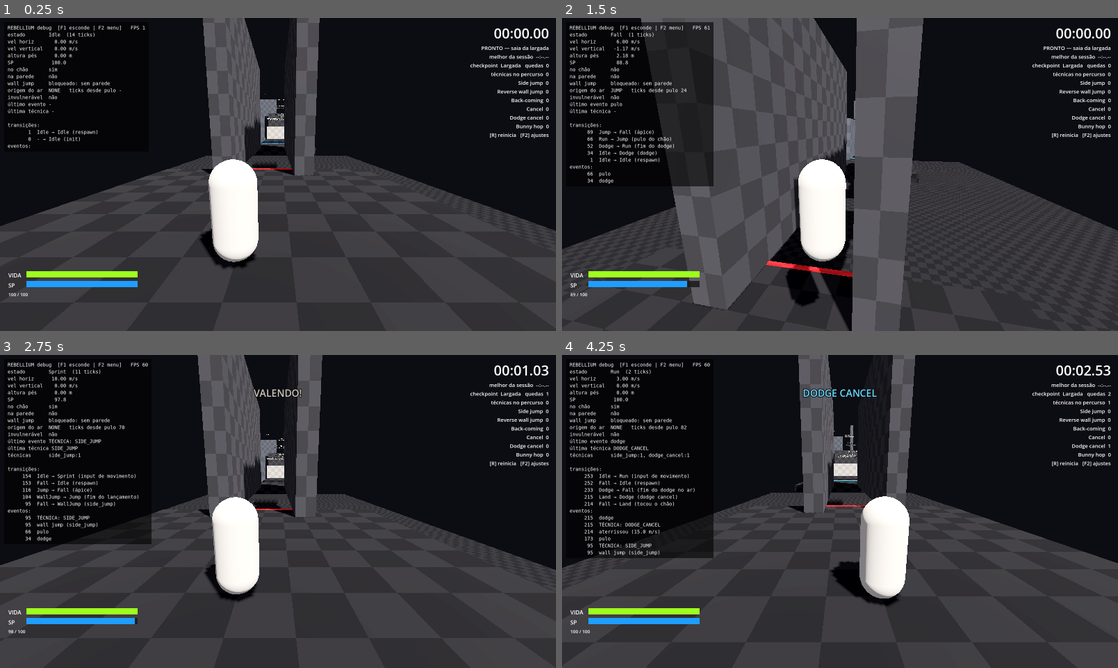
Above: before the commit, frames 1-4 (two rows, left to right).
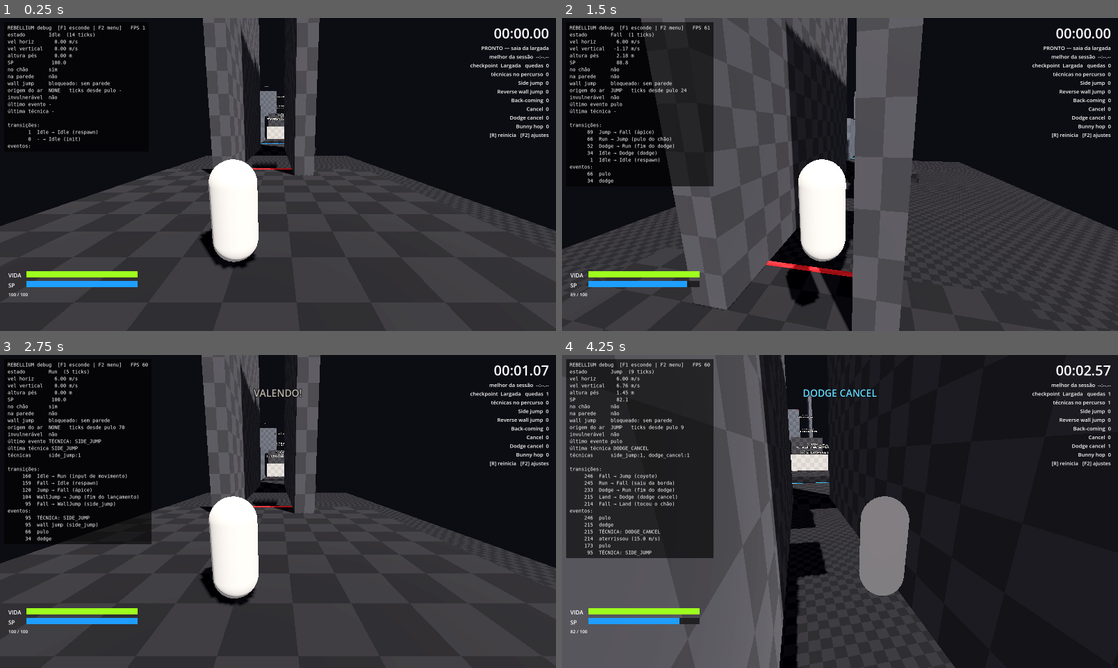
Above: after the commit, the same moments.

Repository: hugolnieri/Rebellium
Game: Godot game, scene res://scenes/arenas/TrainingCourse.tscn
Same seed, same stepped clock (60 frames per second), same inputs: the game is played once before the commit and once after it.
Inputs (mouse positions are in pixels of both pictures, inside the frame that each line leads up to):
- Up to frame 1 (0.25 s): no input
- Up to frame 2 (1.5 s): tap Enter at 0.5 s; move the mouse to (867, 174) at 0.52 s; hold Ctrl (dodge) 0.53-1.28 s; hold W (move_forward) from 0.53 s (still down); click (867, 174) at 0.67 s; tap Space (jump) at 0.77, 1.07 s; tap V (shoulder_swap) at 0.8, 1.35 s; move the mouse to (812, 174) at 1.27 s; click (812, 174) at 1.42 s
- Up to frame 3 (2.75 s): keep holding W (move_forward); tap Space (jump) at 1.52, 1.82, 2.3 s; tap Shift (sprint, bound only before the commit) at 1.55 s; move the mouse to (289, 505) at 2.02 s; hold Shift (sprint, bound only before the commit) from 2.03 s (still down); click (289, 505) at 2.17 s
- Up to frame 4 (4.25 s): keep holding W (move_forward); move the mouse to (834, 517) at 2.77 s; release Shift (sprint, bound only before the commit) at 2.78 s; tap Space (jump) at 2.85, 3.02, 3.32, 3.77, 4.07 s; click (834, 517) at 2.92 s; tap Ctrl (dodge) at 3.05 s; move the mouse to (878, 514) at 3.52 s; hold Ctrl (dodge) from 3.53 s (still down); click (878, 514) at 3.67 s; tap V (shoulder_swap) at 3.8 s; tap Escape (release_mouse) at 4.15 s

The runs differ from the first frame. In frame 1, 1.0% of the frame differs, in the area x 43-52%, y 0-41%; in frame 2, 4.1%; in frame 3, 3.3%; in frame 4, 51%, in the area x 0-100%, y 0-100%.

Commit message:
controles: dash com Shift + direção, sprint com toque duplo em W, wall jump mais alto
- Dash (dodge) no Shift (Ctrl alternativo); exige direção por padrão
  (dodge_requires_direction) e aceita Shift antes ou depois da direção
- Sprint: toque duplo em W (sprint_double_tap_ticks), dura enquanto W segurado
- wall_jump_height 1.8 -> 2.6; corredor e torre do percurso mais altos
- Testes de toque duplo, dash sem direção e Shift + direção

Co-Authored-By: Claude Opus 5.5 <noreply@anthropic.com>
Claude-Session: https://claude.ai/code/session_01F2bQk4JmWMhxKZmCfNJjFU

Diff:
--- a/config/movement_config.tres
+++ b/config/movement_config.tres
@@ -24,6 +24,8 @@
 sp_regen_per_second = 25.0
 sp_regen_delay = 0.6
 sprint_sp_cost_per_second = 12.0
+sprint_double_tap_ticks = 15
+sprint_forward_threshold = 0.3
 sp_recovery_threshold = 20.0
 dodge_sp_cost = 20.0
 dodge_speed = 16.0
@@ -31,13 +33,14 @@
 dodge_invulnerability = 0.15
 dodge_recovery = 0.12
 dodge_exit_speed = 5.0
+dodge_requires_direction = true
 dodge_neutral_backward = true
 dodge_allow_in_air = false
 dodge_cancel_enabled = true
 dodge_buffer_ticks = 3
 wall_jump_sp_cost = 18.0
 wall_jump_window_after_jump = 0.6
-wall_jump_height = 1.8
+wall_jump_height = 2.6
 wall_jump_horizontal_multiplier = 1.0
 wall_jump_min_horizontal_speed = 6.0
 wall_jump_max_horizontal_speed = 14.0
--- a/project.godot
+++ b/project.godot
@@ -51,14 +51,10 @@
 "events": [Object(InputEventKey,"resource_local_to_scene":false,"resource_name":"","device":-1,"window_id":0,"alt_press …(190 unchanged characters)…
 ]
 }
-sprint={
-"deadzone": 0.2,
-"events": [Object(InputEventKey,"resource_local_to_scene":false,"resource_name":"","device":-1,"window_id":0,"alt_pressed":false,"shift_pressed":false,"ctrl_pressed":false,"meta_pressed":false,"pressed":false,"keycode":0,"physical_keycode":4194325,"key_label":0,"unicode":0,"location":0,"echo":false,"script":null)
-]
-}
 dodge={
 "deadzone": 0.2,
-"events": [Object(InputEventKey,"resource_local_to_scene":fa …(146 unchanged characters)… se,"keycode":0,"physical_keycode":4194326,"key_label":0,"unicode":0,"location":0,"echo":false,"script":null)
+"events": [Object(InputEventKey,"resource_local_to_scene":fa …(146 unchanged characters)… se,"keycode":0,"physical_keycode":4194325,"key_label":0,"unicode":0,"location":0,"echo":false,"script":null),
+Object(InputEventKey,"resource_local_to_scene":false,"resource_name":"","device":-1,"window_id":0,"alt_pressed":false,"shift_pressed":false,"ctrl_pressed":false,"meta_pressed":false,"pressed":false,"keycode":0,"physical_keycode":4194326,"key_label":0,"unicode":0,"location":0,"echo":false,"script":null)
 ]
 }
 shoulder_swap={
--- a/scenes/arenas/TrainingCourse.tscn
+++ b/scenes/arenas/TrainingCourse.tscn
@@ -68,15 +68,15 @@
 surface = 1
 
 [node name="CorridorWallLeft" type="StaticBody3D" parent="Geometry"]
-transform = Transform3D(1, 0, 0, 0, 1, 0, 0, 0, 1, -2.1, 5, -8)
-script = ExtResource("greybox")
-size = Vector3(1, 10, 18)
+transform = Transform3D(1, 0, 0, 0, 1, 0, 0, 0, 1, -2.1, 8, -8)
+script = ExtResource("greybox")
+size = Vector3(1, 16, 18)
 surface = 1
 
 [node name="CorridorWallRight" type="StaticBody3D" parent="Geometry"]
-transform = Transform3D(1, 0, 0, 0, 1, 0, 0, 0, 1, 2.1, 5, -8)
-script = ExtResource("greybox")
-size = Vector3(1, 10, 18)
+transform = Transform3D(1, 0, 0, 0, 1, 0, 0, 0, 1, 2.1, 8, -8)
+script = ExtResource("greybox")
+size = Vector3(1, 16, 18)
 surface = 1
 
 [node name="CorridorEntryMark" type="StaticBody3D" parent="Geometry"]
@@ -140,19 +140,19 @@
 surface = 7
 
 [node name="TowerA" type="StaticBody3D" parent="Geometry"]
-transform = Transform3D(1, 0, 0, 0, 1, 0, 0, 0, 1, -3.875, 11, -74)
-script = ExtResource("greybox")
-size = Vector3(8.25, 6, 8)
+transform = Transform3D(1, 0, 0, 0, 1, 0, 0, 0, 1, -3.875, 12.5, -74)
+script = ExtResource("greybox")
+size = Vector3(8.25, 9, 8)
 surface = 3
 
 [node name="TowerB" type="StaticBody3D" parent="Geometry"]
-transform = Transform3D(1, 0, 0, 0, 1, 0, 0, 0, 1, 3.75, 13, -74)
-script = ExtResource("greybox")
-size = Vector3(1, 10, 8)
+transform = Transform3D(1, 0, 0, 0, 1, 0, 0, 0, 1, 3.75, 15, -74)
+script = ExtResource("greybox")
+size = Vector3(1, 14, 8)
 surface = 3
 
 [node name="FinishPad" type="StaticBody3D" parent="Geometry"]
-transform = Transform3D(1, 0, 0, 0, 1, 0, 0, 0, 1, -3.875, 14.01, -74)
+transform = Transform3D(1, 0, 0, 0, 1, 0, 0, 0, 1, -3.875, 17.01, -74)
 script = ExtResource("greybox")
 size = Vector3(8.25, 0.02, 8)
 surface = 4
@@ -205,7 +205,7 @@
 shape = SubResource("box3")
 
 [node name="FinishZone" type="Area3D" parent="."]
-transform = Transform3D(1, 0, 0, 0, 1, 0, 0, 0, 1, -3.875, 15.5, -74)
+transform = Transform3D(1, 0, 0, 0, 1, 0, 0, 0, 1, -3.875, 18.5, -74)
 monitorable = false
 
 [node name="Shape" type="CollisionShape3D" parent="FinishZone"]
@@ -214,7 +214,7 @@
 [node name="Signs" type="Node3D" parent="."]
 
 [node name="Sign0" type="Label3D" parent="Signs"]
-transform = Transform3D(1, 0, 0, 0, 1, 0, 0, 0, 1, 0, 11, -1)
+transform = Transform3D(1, 0, 0, 0, 1, 0, 0, 0, 1, 0, 17, -1)
 billboard = 1
 pixel_size = 0.006
 modulate = Color(0.86, 0.84, 0.79, 1)
@@ -258,7 +258,7 @@
 outline_size = 12
 
 [node name="Sign4" type="Label3D" parent="Signs"]
-transform = Transform3D(1, 0, 0, 0, 1, 0, 0, 0, 1, 1.75, 13, -62)
+transform = Transform3D(1, 0, 0, 0, 1, 0, 0, 0, 1, 1.75, 14, -62)
 billboard = 1
 pixel_size = 0.006
 modulate = Color(0.86, 0.84, 0.79, 1)
@@ -269,7 +269,7 @@
 outline_size = 12
 
 [node name="Sign5" type="Label3D" parent="Signs"]
-transform = Transform3D(1, 0, 0, 0, 1, 0, 0, 0, 1, -3.875, 16.5, -74)
+transform = Transform3D(1, 0, 0, 0, 1, 0, 0, 0, 1, -3.875, 19.5, -74)
 billboard = 1
 pixel_size = 0.006
 modulate = Color(0.86, 0.84, 0.79, 1)
--- a/scenes/player/input_reader.gd
+++ b/scenes/player/input_reader.gd
@@ -15,6 +15,8 @@
 var _dodge_pressed_tick: int = PlayerInput.NEVER
 var _weapon_swap_pressed_tick: int = PlayerInput.NEVER
 var _weapon_swap_slot: int = 0
+var _forward_pressed_tick: int = PlayerInput.NEVER
+var _forward_prev_pressed_tick: int = PlayerInput.NEVER
 
 
 func _ready() -> void:
@@ -55,8 +57,13 @@
 	if enabled:
 		if Input.is_action_just_pressed(&"jump"):
 			_jump_pressed_tick = tick
-		if Input.is_action_just_pressed(&"dodge"):
+		# Dash: Shift + direção, em qualquer ordem (Shift primeiro e depois A/D também vale).
+		if Input.is_action_just_pressed(&"dodge") or (Input.is_action_pressed(&"dodge") \
+				and _any_direction_just_pressed()):
 			_dodge_pressed_tick = tick
+		if Input.is_action_just_pressed(&"move_forward"):
+			_forward_prev_pressed_tick = _forward_pressed_tick
+			_forward_pressed_tick = tick
 		if Input.is_action_just_pressed(&"weapon_slot_1"):
 			_weapon_swap_pressed_tick = tick
 			_weapon_swap_slot = 1
@@ -65,10 +72,16 @@
 			_weapon_swap_slot = 2
 		input.move = Input.get_vector(&"move_left", &"move_right", &"move_back", &"move_forward")
 		input.jump_held = Input.is_action_pressed(&"jump")
-		input.sprint_held = Input.is_action_pressed(&"sprint")
 		input.shoulder_swap_pressed = Input.is_action_just_pressed(&"shoulder_swap")
 	input.jump_pressed_tick = _jump_pressed_tick
 	input.dodge_pressed_tick = _dodge_pressed_tick
 	input.weapon_swap_pressed_tick = _weapon_swap_pressed_tick
 	input.weapon_swap_slot = _weapon_swap_slot
+	input.forward_pressed_tick = _forward_pressed_tick
+	input.forward_prev_pressed_tick = _forward_prev_pressed_tick
 	return input
+
+
+func _any_direction_just_pressed() -> bool:
+	return Input.is_action_just_pressed(&"move_left") or Input.is_action_just_pressed(&"move_right") \
+		or Input.is_action_just_pressed(&"move_forward") or Input.is_action_just_pressed(&"move_back")
--- a/scenes/player/player.gd
+++ b/scenes/player/player.gd
@@ -30,6 +30,8 @@
 var land_impact_speed: float = 0.0
 ## Velocidade antes do move_and_slide deste tick (a colisão "come" a componente contra a parede).
 var pre_slide_velocity: Vector3 = Vector3.ZERO
+## Sprint ativado por toque duplo em W; dura enquanto W estiver pressionado.
+var sprint_latched: bool = false
 ## Flag de invencibilidade (dodge). Consultada pelo combate futuro.
 var is_invulnerable: bool = false
 var spawn_transform: Transform3D
@@ -92,6 +94,7 @@
 	if input.is_pressed_this_tick(input.weapon_swap_pressed_tick):
 		GameEvents.weapon_swap_pressed.emit(self, input.weapon_swap_slot)
 	sp.update(delta)
+	_update_sprint_latch(input)
 	state_machine.physics_update(input, delta)
 	pre_slide_velocity = velocity
 	move_and_slide()
@@ -190,7 +193,15 @@
 
 
 func can_sprint(input: PlayerInput) -> bool:
-	return input.sprint_held and input.has_move() and sp.can_drain()
+	return sprint_latched and input.has_move() and sp.can_drain()
+
+
+func _update_sprint_latch(input: PlayerInput) -> void:
+	if input.is_pressed_this_tick(input.forward_pressed_tick) and MovementRules.is_double_tap(
+			input.forward_pressed_tick, input.forward_prev_pressed_tick, config.sprint_double_tap_ticks):
+		sprint_latched = true
+	if input.move.y <= config.sprint_forward_threshold or sp.exhausted:
+		sprint_latched = false
 
 
 ## Estado de chão desejado pelo input atual.
@@ -256,6 +267,8 @@
 ## Dodge se houver aperto e SP. Em estado de recuperação vira dodge cancel.
 func try_dodge(input: PlayerInput) -> bool:
 	if not has_buffered_dodge(input):
+		return false
+	if config.dodge_requires_direction and not input.has_move():
 		return false
 	var cancelling := is_in_recovery()
 	if cancelling and not config.dodge_cancel_enabled:
@@ -365,6 +378,7 @@
 	velocity = Vector3.ZERO
 	air_origin = MovementRules.AirOrigin.NONE
 	is_invulnerable = false
+	sprint_latched = false
 	last_wall_jump_collider = 0
 	back_coming_wall = 0
 	wall_sensor.clear()
--- a/scripts/core/movement_config.gd
+++ b/scripts/core/movement_config.gd
@@ -46,6 +46,10 @@
 ## Tempo sem gastar SP até a regeneração começar.
 @export_range(0.0, 5.0, 0.05, "suffix:s") var sp_regen_delay: float = 0.6
 @export_range(0.0, 100.0, 0.5, "suffix:SP/s") var sprint_sp_cost_per_second: float = 12.0
+## Sprint = toque duplo para frente (W): intervalo máximo entre os dois toques.
+@export_range(1, 60, 1, "suffix:ticks") var sprint_double_tap_ticks: int = 15
+## O sprint continua enquanto o input para frente for maior que isto (soltou W = parou).
+@export_range(0.0, 1.0, 0.01) var sprint_forward_threshold: float = 0.3
 ## Com SP zerado, sprint/dodge/wall jump ficam bloqueados até o SP voltar a este valor.
 @export_range(0.0, 500.0, 1.0) var sp_recovery_threshold: float = 20.0
 
@@ -61,7 +65,9 @@
 @export_range(0.0, 1.0, 0.01, "suffix:s") var dodge_recovery: float = 0.12
 ## Velocidade horizontal ao entrar na recuperação.
 @export_range(0.0, 30.0, 0.5, "suffix:m/s") var dodge_exit_speed: float = 5.0
-## Sem direção pressionada: true = passo para trás, false = para frente.
+## Dash exige uma direção (Shift + A/D/W/S). Se false, Shift sozinho usa a direção neutra.
+@export var dodge_requires_direction: bool = true
+## Sem direção pressionada (só se não exigir direção): true = para trás, false = para frente.
 @export var dodge_neutral_backward: bool = true
 @export var dodge_allow_in_air: bool = false
 ## Dodge pode interromper estados de recuperação (Land, recuperação do dodge).
@@ -73,7 +79,7 @@
 ## Depois de um pulo (ou wall jump), por quanto tempo o wall jump continua liberado mesmo caindo.
 @export_range(0.0, 3.0, 0.01, "suffix:s") var wall_jump_window_after_jump: float = 0.6
 ## Altura ganha pelo impulso vertical do wall jump.
-@export_range(0.0, 10.0, 0.05, "suffix:m") var wall_jump_height: float = 1.8
+@export_range(0.0, 10.0, 0.05, "suffix:m") var wall_jump_height: float = 2.6
 ## Multiplicador da velocidade horizontal refletida.
 @export_range(0.1, 3.0, 0.01) var wall_jump_horizontal_multiplier: float = 1.0
 @export_range(0.0, 30.0, 0.1, "suffix:m/s") var wall_jump_min_horizontal_speed: float = 6.0
--- a/scripts/core/movement_rules.gd
+++ b/scripts/core/movement_rules.gd
@@ -34,6 +34,14 @@
 	return delta >= 0 and delta < window_ticks
 
 
+## Toque duplo: o segundo toque veio até `window` ticks depois do primeiro.
+static func is_double_tap(press_tick: int, previous_press_tick: int, window_ticks: int) -> bool:
+	if previous_press_tick <= PlayerInput.NEVER:
+		return false
+	var delta := press_tick - previous_press_tick
+	return delta > 0 and delta <= window_ticks
+
+
 ## Janela justa relativa a um evento (contato com parede, wall jump): |aperto − evento| ≤ janela.
 static func is_within_window(press_tick: int, event_tick: int, window_ticks: int) -> bool:
 	return absi(press_tick - event_tick) <= window_ticks
--- a/scripts/core/player_input.gd
+++ b/scripts/core/player_input.gd
@@ -13,7 +13,9 @@
 var look_yaw: float = 0.0
 var look_pitch: float = 0.0
 var jump_held: bool = false
-var sprint_held: bool = false
+## Toque atual e anterior da tecla "frente" (sprint por toque duplo).
+var forward_pressed_tick: int = NEVER
+var forward_prev_pressed_tick: int = NEVER
 ## Tick do último aperto de cada botão (NEVER se nunca apertado).
 var jump_pressed_tick: int = NEVER
 var dodge_pressed_tick: int = NEVER
@@ -50,7 +52,8 @@
 	c.look_yaw = look_yaw
 	c.look_pitch = look_pitch
 	c.jump_held = jump_held
-	c.sprint_held = sprint_held
+	c.forward_pressed_tick = forward_pressed_tick
+	c.forward_prev_pressed_tick = forward_prev_pressed_tick
 	c.jump_pressed_tick = jump_pressed_tick
 	c.dodge_pressed_tick = dodge_pressed_tick
 	c.weapon_swap_pressed_tick = weapon_swap_pressed_tick
--- a/tests/helpers/player_driver.gd
+++ b/tests/helpers/player_driver.gd
@@ -12,6 +12,8 @@
 var dodge_pressed_tick: int = PlayerInput.NEVER
 var weapon_swap_pressed_tick: int = PlayerInput.NEVER
 var weapon_swap_slot: int = 0
+var forward_pressed_tick: int = PlayerInput.NEVER
+var forward_prev_pressed_tick: int = PlayerInput.NEVER
 ## Técnicas emitidas por GameEvents durante o teste (em ordem).
 var techniques: Array[StringName] = []
 var wall_jumps: Array[Dictionary] = []
@@ -88,7 +90,12 @@
 	var input := PlayerInput.new()
 	input.tick = player.tick + 1
 	input.move = move
-	input.sprint_held = sprint
+	if sprint and move.y > 0.0 and not player.sprint_latched:
+		# Simula o toque duplo em W que ativa o sprint.
+		forward_prev_pressed_tick = input.tick - 3
+		forward_pressed_tick = input.tick
+	input.forward_pressed_tick = forward_pressed_tick
+	input.forward_prev_pressed_tick = forward_prev_pressed_tick
 	input.look_yaw = look_yaw
 	input.jump_held = jump_pressed_tick == input.tick
 	input.jump_pressed_tick = jump_pressed_tick
--- a/tests/integration/test_bunny_hop.gd
+++ b/tests/integration/test_bunny_hop.gd
@@ -13,7 +13,8 @@
 	d.add_block(Vector3(0, -0.5, 0), Vector3(400, 1, 400))
 	await d.ready_physics(self)
 	d.step(10)
-	# Ganha 10 m/s com sprint, pula e solta o sprint no ar (no chão o alvo volta a 6 m/s).
+	# Ganha 10 m/s com sprint (toque duplo em W), pula e solta o W no ar:
+	# sem input, no chão a velocidade cai, então só o bunny hop preserva os 10 m/s.
 	d.step(40, FWD, true)
 	d.press_jump()
 	d.step(1, FWD, true)
@@ -21,7 +22,7 @@
 
 ## Avança até aterrissar e devolve a velocidade horizontal no impacto.
 func _land() -> float:
-	var ticks := d.step_until(func() -> bool: return d.state() == &"Land", 120, FWD)
+	var ticks := d.step_until(func() -> bool: return d.state() == &"Land", 120)
 	assert_gt(ticks, 0, "aterrissou")
 	return WallJumpMath.horizontal(d.player.pre_slide_velocity).length()
 
@@ -29,9 +30,9 @@
 func _jump_speed_when_pressing_at(ticks_after_land: int) -> float:
 	var landing_speed := _land()
 	assert_almost_eq(landing_speed, 10.0, 0.1)
-	d.step(ticks_after_land, FWD)
+	d.step(ticks_after_land)
 	d.press_jump()
-	d.step(1, FWD)
+	d.step(1)
 	assert_eq(d.state(), &"Jump")
 	return d.player.get_horizontal_speed()
 
@@ -57,11 +58,11 @@
 
 func test_press_before_landing_is_not_a_bunny_hop() -> void:
 	d.step_until(func() -> bool:
-		return d.player.velocity.y < 0.0 and d.player.global_position.y < 0.5, 120, FWD)
+		return d.player.velocity.y < 0.0 and d.player.global_position.y < 0.5, 120)
 	d.press_jump()  # buffer: apertou ~3 ticks antes de tocar o chão
 	_land()
 	assert_lt(d.player.current_input.jump_pressed_tick, d.player.land_tick)
-	d.step(2, FWD)
+	d.step(2)
 	assert_eq(d.state(), &"Jump", "o buffer ainda gera um pulo normal")
 	assert_does_not_have(d.techniques, MovementRules.TECH_BUNNY_HOP)
 	assert_lte(d.player.get_horizontal_speed(), 6.0 + 0.01)
--- a/tests/integration/test_dodge.gd
+++ b/tests/integration/test_dodge.gd
@@ -28,7 +28,7 @@
 
 func test_invulnerability_lasts_0_15_s() -> void:
 	d.press_dodge()
-	d.step(1)
+	d.step(1, Vector2(1, 0))
 	var invulnerable_ticks := 1 if d.player.is_invulnerable else 0
 	for i in 30:
 		d.step(1)
@@ -38,7 +38,23 @@
 	assert_false(d.player.is_invulnerable)
 
 
+func test_dash_without_direction_does_nothing_by_default() -> void:
+	d.press_dodge()
+	d.step(5)
+	assert_ne(d.state(), &"Dodge", "Shift sozinho não dá dash")
+	assert_eq(d.player.sp.current, 100.0)
+
+
+func test_shift_then_direction_inside_buffer_dashes() -> void:
+	d.press_dodge()
+	d.step(2)
+	d.step(1, Vector2(-1, 0))
+	assert_eq(d.state(), &"Dodge")
+	assert_lt(d.player.velocity.x, -10.0, "dash para a esquerda (Shift + A)")
+
+
 func test_neutral_dodge_goes_backward_relative_to_camera() -> void:
+	d.player.config.dodge_requires_direction = false
 	d.press_dodge()
 	d.step(5)
 	assert_gt(d.player.velocity.z, 10.0, "sem direção: passo para trás (+Z com câmera olhando -Z)")
@@ -80,5 +96,6 @@
 
 func test_dodge_returns_to_ground_state() -> void:
 	d.press_dodge()
+	d.step(1, Vector2(1, 0))
 	d.step(40)
 	assert_eq(d.state(), &"Idle")
--- a/tests/integration/test_player_ground.gd
+++ b/tests/integration/test_player_ground.gd
@@ -47,7 +47,7 @@
 	assert_true(d.player.sp.exhausted)
 	assert_eq(d.player.get_state_name(), &"Run")
 	d.step(30, FWD, true)
-	assert_eq(d.player.get_state_name(), &"Run", "exausto: Shift não volta a dar sprint")
+	assert_eq(d.player.get_state_name(), &"Run", "exausto: toque duplo não volta a dar sprint")
 	assert_almost_eq(d.player.get_horizontal_speed(), 6.0, 0.1)
 
 
@@ -94,3 +94,20 @@
 	var ticks := d.step_until(func() -> bool: return d.player.get_state_name() == &"Fall", 120, FWD)
 	assert_gt(ticks, 0)
 	assert_eq(d.player.air_origin, MovementRules.AirOrigin.FALL)
+
+
+func test_single_forward_press_walks_and_double_tap_sprints() -> void:
+	var input_tick := d.player.tick + 1
+	var walk := d.make_input(FWD, false)
+	walk.forward_pressed_tick = input_tick
+	d.player.step(walk, Driver.DT)
+	d.step(30, FWD)
+	assert_eq(d.player.get_state_name(), &"Run", "um toque só: anda")
+	d.step(5)  # solta o W
+	d.forward_prev_pressed_tick = d.player.tick - 10
+	d.forward_pressed_tick = d.player.tick + 1
+	d.step(30, FWD)
+	assert_eq(d.player.get_state_name(), &"Sprint", "toque duplo em W: corre")
+	d.step(3)  # soltou o W
+	d.step(5, FWD)
+	assert_ne(d.player.get_state_name(), &"Sprint", "soltar o W encerra o sprint")
--- a/tests/integration/test_training_course.gd
+++ b/tests/integration/test_training_course.gd
@@ -150,7 +150,7 @@
 	d.step(1, Vector2(-1, 0), true)
 	var jumps := _auto_wall_jump_until_landed(400)
 	assert_gte(jumps, 3, "wall jumps encadeados: %d" % jumps)
-	assert_almost_eq(d.player.global_position.y, 14.0, 0.05, "chegou no topo da torre")
+	assert_almost_eq(d.player.global_position.y, 17.0, 0.05, "chegou no topo da torre")
 	await wait_physics_frames(3)
 	assert_true(course.finished, "zona de chegada alcançada")
 
--- a/tests/unit/test_movement_rules.gd
+++ b/tests/unit/test_movement_rules.gd
@@ -82,3 +82,11 @@
 func test_seconds_to_ticks_at_60hz() -> void:
 	assert_eq(MovementRules.seconds_to_ticks(0.15), 9)
 	assert_eq(MovementRules.seconds_to_ticks(0.6), 36)
+
+
+func test_double_tap_window() -> void:
+	assert_true(MovementRules.is_double_tap(110, 100, 15))
+	assert_true(MovementRules.is_double_tap(115, 100, 15))
+	assert_false(MovementRules.is_double_tap(116, 100, 15), "intervalo longo demais")
+	assert_false(MovementRules.is_double_tap(100, 100, 15), "mesmo toque")
+	assert_false(MovementRules.is_double_tap(100, PlayerInput.NEVER, 15), "primeiro toque")
--- a/tests/unit/test_project_setup.gd
+++ b/tests/unit/test_project_setup.gd
@@ -3,7 +3,7 @@
 
 const REQUIRED_ACTIONS: Array[StringName] = [
 	&"move_forward", &"move_back", &"move_left", &"move_right",
-	&"jump", &"sprint", &"dodge", &"shoulder_swap", &"release_mouse",
+	&"jump", &"dodge", &"shoulder_swap", &"release_mouse",
 	&"toggle_debug_hud", &"toggle_debug_menu", &"reset_course",
 	&"weapon_slot_1", &"weapon_slot_2",
 ]
